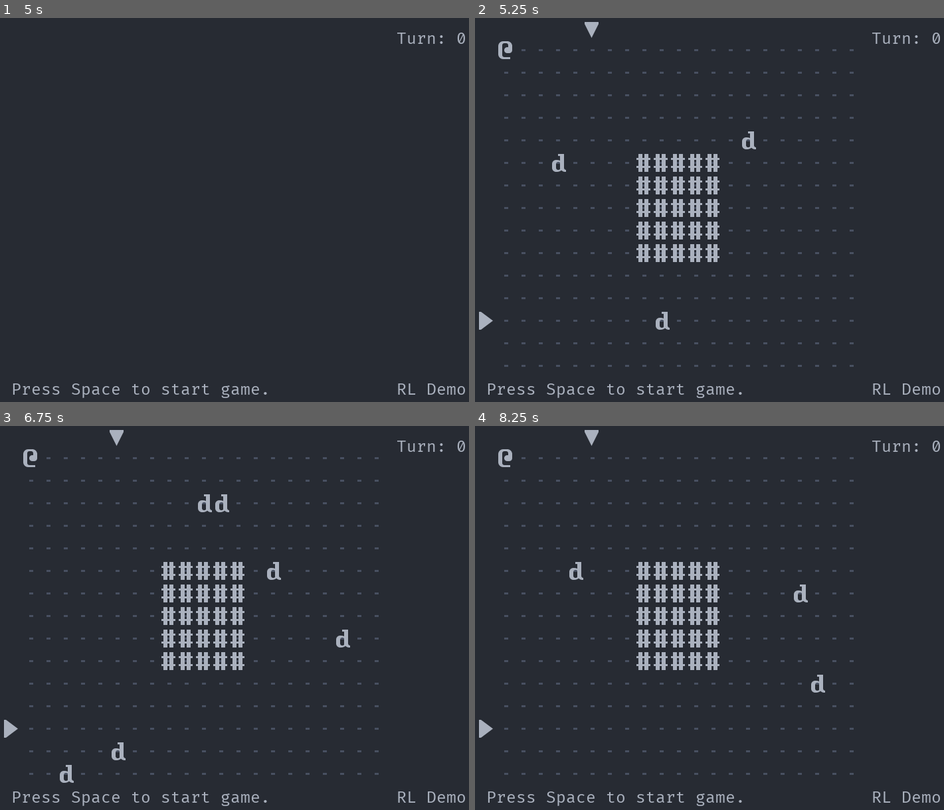
Above: before the commit, frames 1-4 (two rows, left to right).
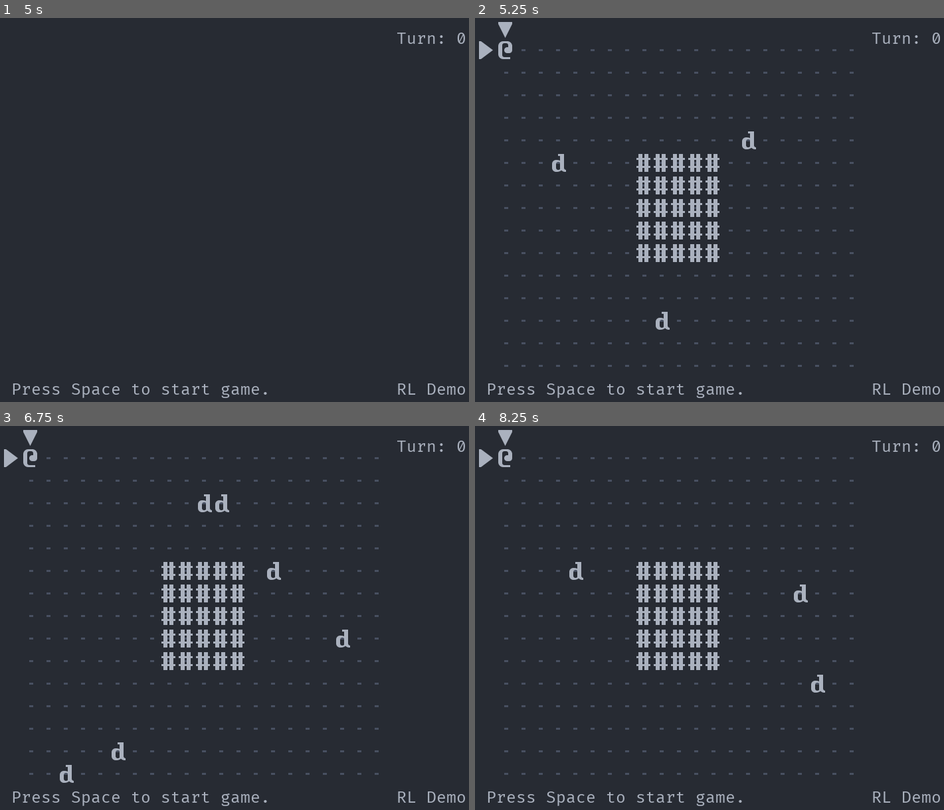
Above: after the commit, the same moments.

Repository: Bozar/OneMoreLevel
Game: Godot game, scene res://scene/main/MainScene.tscn
Two runs of this game, one before a commit and one after it. Both use one fixed random seed, a clock stepped at 60 frames per second and the inputs below.
Inputs:
- Up to frame 1 (5 s): tap Space (init_world) at 0.5, 0.6, 1.25, 1.35, 2, 2.1, 2.75, 2.85, 3.5, 3.6, 4.25, 4.35 s; hold Right (move_right) 0.53-1.28 s; hold Down (move_down) 1.28-2.03 s; hold Right (move_right) 2.03-2.78 s; hold Up (move_up) 2.78-3.53 s; hold Left (move_left) from 3.53 s (still down)
- Up to frame 2 (5.25 s): release Left (move_left) at 5.03 s; hold Down (move_down) from 5.03 s (still down); tap Space (init_world) at 5.1 s
- Up to frame 3 (6.75 s): release Down (move_down) at 5.78 s; hold Right (move_right) 5.78-6.53 s; tap Space (init_world) at 5.85, 6.6 s; hold Up (move_up) from 6.53 s (still down)
- Up to frame 4 (8.25 s): release Up (move_up) at 7.28 s; hold Right (move_right) 7.28-8.03 s; tap Space (init_world) at 7.35, 8.1 s; hold Down (move_down) from 8.03 s (still down)

Frame 1 is identical in both runs. In frame 2, 0.3% of the frame differs, in the area x 0-27%, y 1-82%; in frame 3, 0.3%; in frame 4, 0.3%.

Commit message:
Create arrows based on PC's position.

Diff:
--- a/scene/main/InitWorld.gd
+++ b/scene/main/InitWorld.gd
@@ -33,9 +33,11 @@
 	if event.is_action_pressed(_new_InputName.INIT_WORLD):
 		_init_floor()
 		_init_dwarf()
-		_init_indicator()
 
+		# [[PackedScene, group_name, x, y], ...]
 		for i in _world.get_blueprint():
+			if _is_pc(i[1]):
+				_init_indicator(i[2], i[3])
 			_create_sprite(i[0], i[1], i[2], i[3])
 
 		set_process_unhandled_input(false)
@@ -75,10 +77,10 @@
 			_create_sprite(Floor, _new_GroupName.FLOOR, i, j)
 
 
-func _init_indicator() -> void:
-	_create_sprite(ArrowX, _new_GroupName.ARROW, 0, 12,
+func _init_indicator(x: int, y: int) -> void:
+	_create_sprite(ArrowX, _new_GroupName.ARROW, 0, y,
 			-_new_DungeonSize.ARROW_MARGIN)
-	_create_sprite(ArrowY, _new_GroupName.ARROW, 5, 0,
+	_create_sprite(ArrowY, _new_GroupName.ARROW, x, 0,
 			0, -_new_DungeonSize.ARROW_MARGIN)
 
 
@@ -92,3 +94,7 @@
 
 	add_child(new_sprite)
 	emit_signal("sprite_created", new_sprite)
+
+
+func _is_pc(group_name: String) -> bool:
+	return group_name == _new_GroupName.PC
